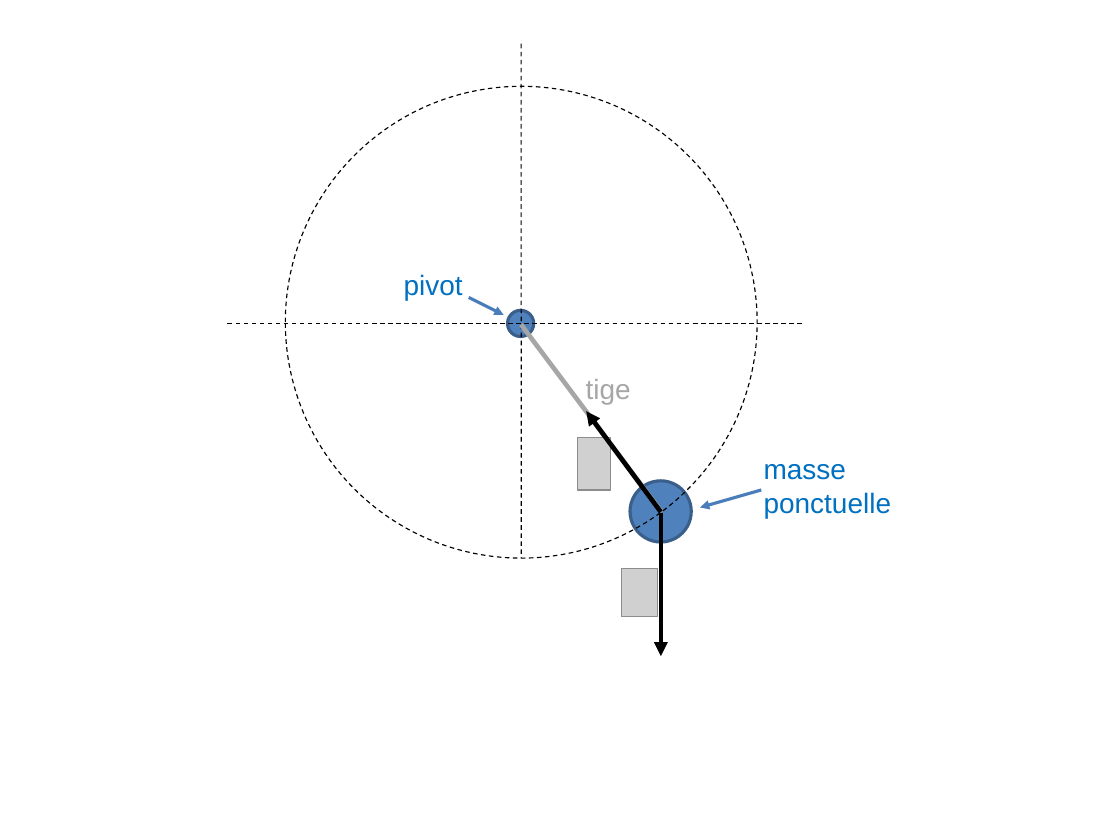
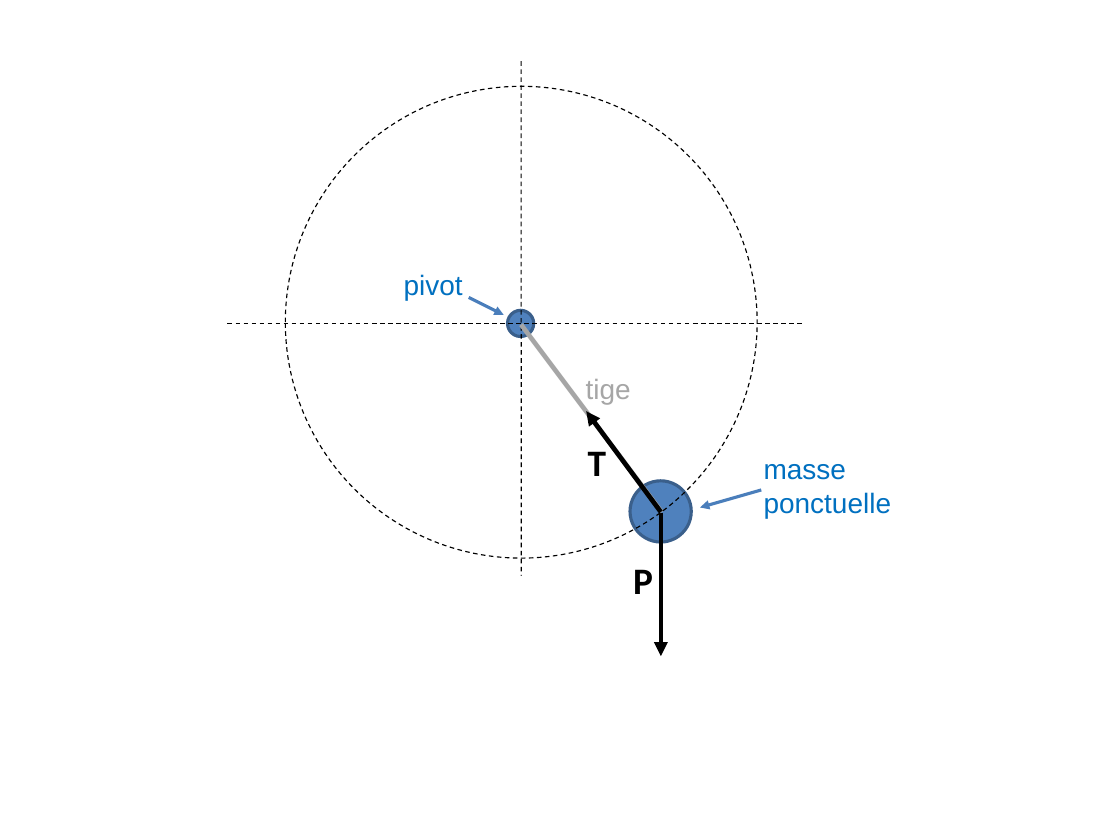
Before and after one commit to bioinfo-prog/cours-python, a slide deck: slide 1 of img/pendulum_sketch.pptx. Drawn at 1120x840 pixels with LibreOffice and Linux fonts; fonts in the diff are those of the drawing; grey boxes stand for pictures. Boxes give left, top, right and bottom in pixels: in the first picture for what was removed or moved away, otherwise in the second. Text is boxed around its words. In the diff, an @@ line names an element or a change of style, - is before the commit and + after.

```diff
--- a/img/pendulum_sketch.pptx
+++ b/img/pendulum_sketch.pptx
@@ line moved from (521, 44) - (521, 558) to (521, 62) - (521, 576) @@
@@ picture removed at (578,438,612,491) @@
@@ text added at (588,451,606,476), 24 pt, text #000000, bold @@
+T
@@ picture removed at (622,569,657,617) @@
@@ text added at (633,569,653,594), 24 pt, text #000000, bold @@
+P
```
Also in this commit, not shown: 1 other file.
